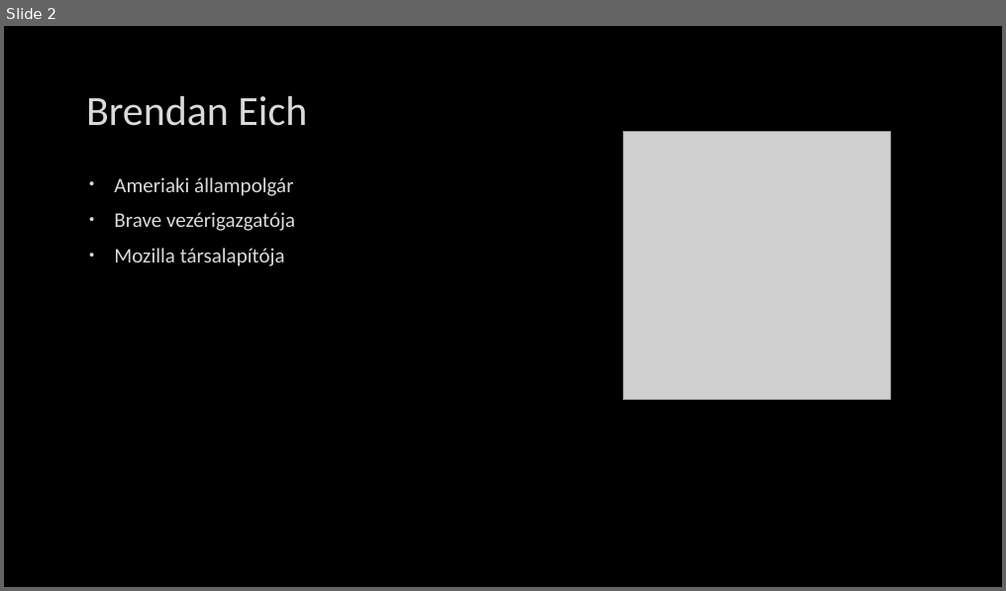
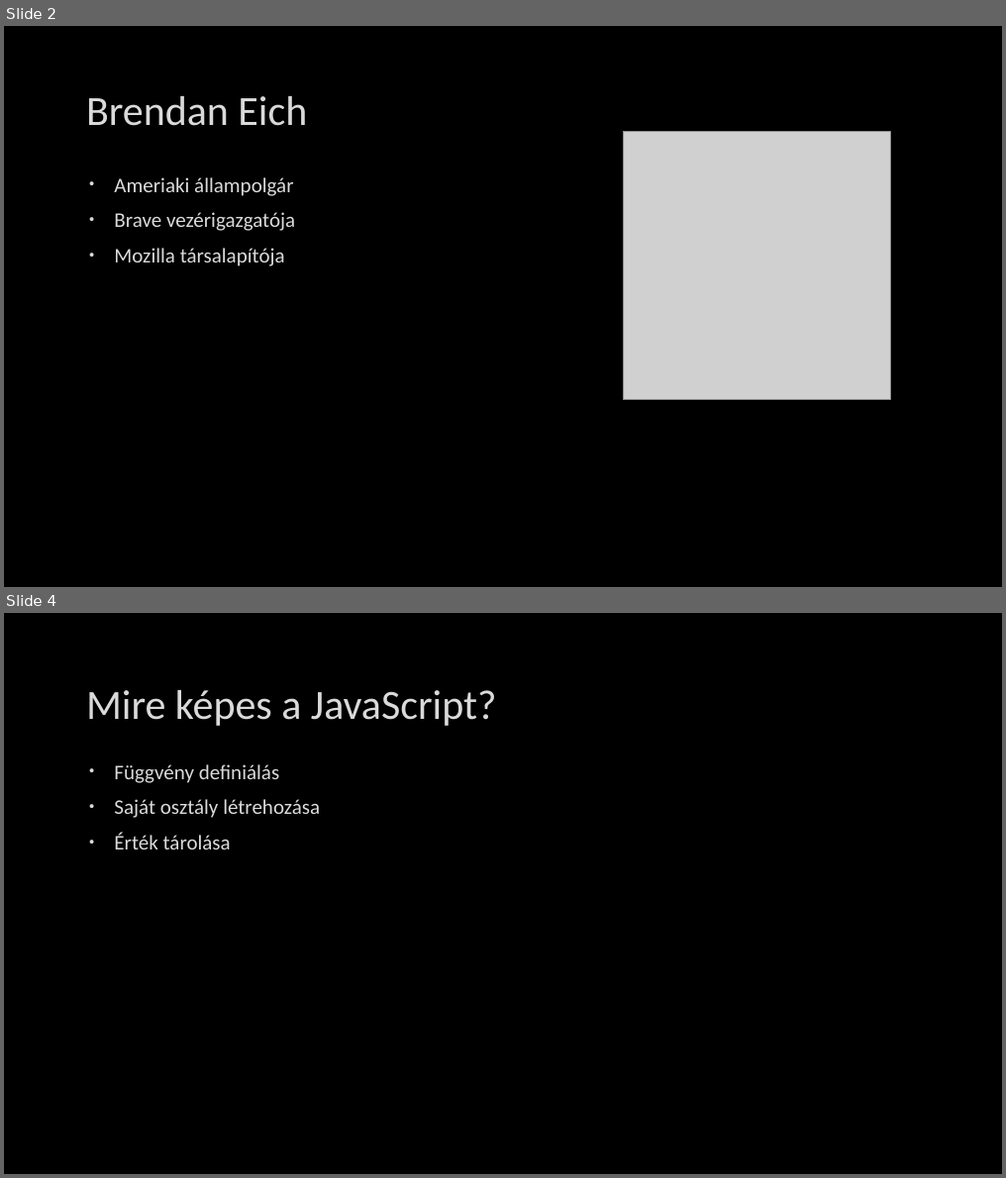
Before and after one commit to mihoandre/ikt-ppt, a slide deck: JavaScriptikt.pptx. Shown one above the other, each under a label of ours: slide 2 before the commit, slides 2 and 4 after it; the slides between them are not shown. The pictures are 1006x591 and 1006x1178 pixels, drawn with LibreOffice and Linux fonts; fonts in the diff are those of the drawing; grey boxes stand for pictures; background and template pictures are left out. Boxes give left, top, right and bottom in pixels: in the first picture for what was removed or moved away, otherwise in the second. Text is boxed around its words. In the diff, an @@ line names an element or a change of style, - is before the commit and + after.

```diff
--- a/JavaScriptikt.pptx
+++ b/JavaScriptikt.pptx
@@ slide 4 added at (x1=4, y1=613, x2=1002, y2=1174), background picture (left out) @@
@@ title added at (x1=86, y1=690, x2=497, y2=726), 40 pt, text #DADADA @@
+Mire képes a JavaScript?
@@ text added at (x1=114, y1=764, x2=320, y2=850), 20 pt, text #DADADA @@
+• Függvény definiálás
+• Saját osztály létrehozása
+• Érték tárolása
```
Also in this commit, not shown: 1 slide changed, 3 other slides added, 1 slide removed.
